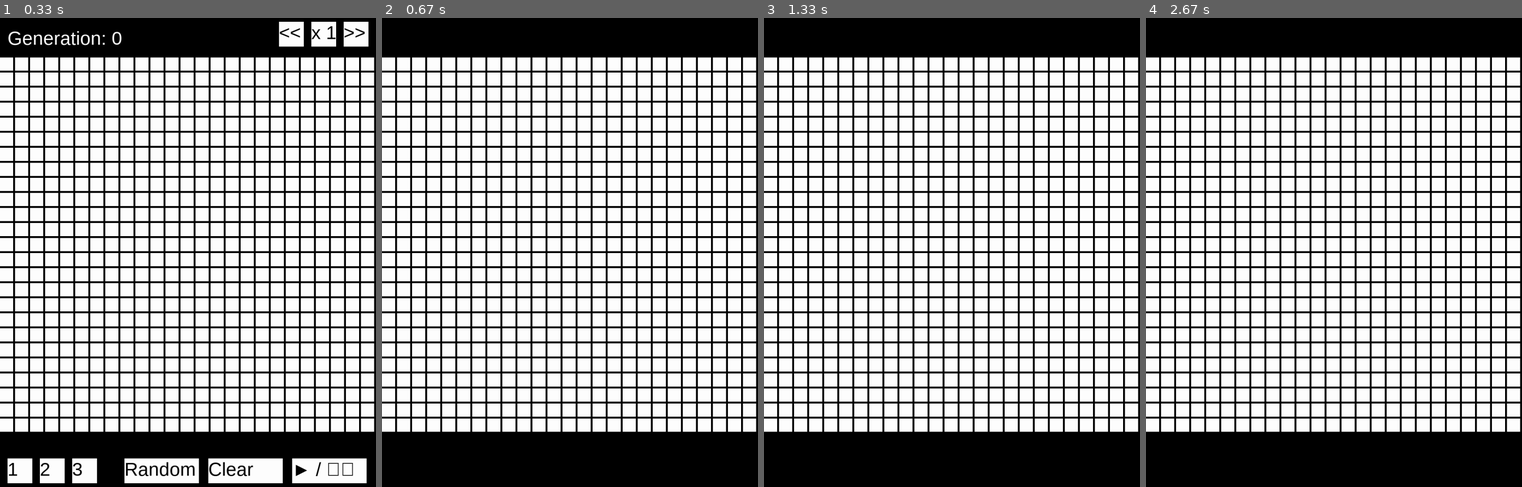
Above: before the commit, frames 1-4 (left to right).
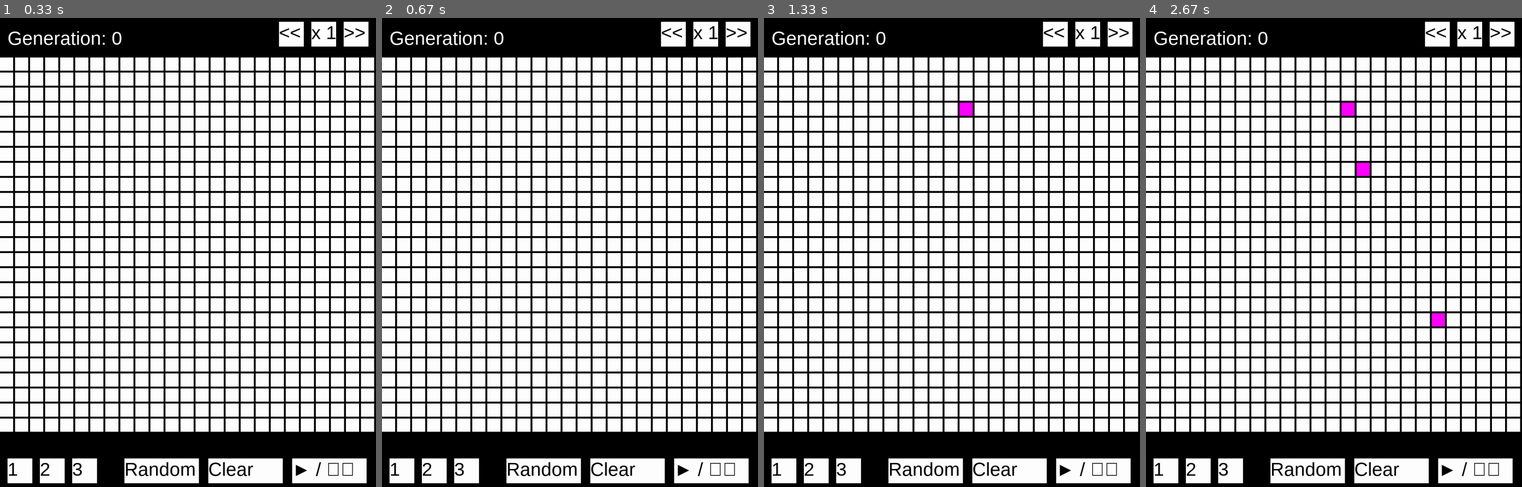
Above: after the commit, the same moments.

Repository: bloominstituteoftechnology/CS-Build-Week-1
Game: pygame game, started from draft.py
The game is run twice, just before and just after one commit, with the same random seed, the same clock (stepped at 60 frames per second) and the same inputs.
Inputs (mouse positions are in pixels of both pictures, inside the frame that each line leads up to):
- Up to frame 1 (0.33 s): no input
- Up to frame 2 (0.67 s): click "► / ❚❚" at 0.38 s
- Up to frame 3 (1.33 s): click (1094, 472) at 0.72 s, where only the run after the commit has a clickable "► / ❚❚"; press the mouse at (1094, 472) at 1.03 s; move the mouse to (1030, 294) at 1.13 s; release the mouse at (970, 116) at 1.27 s
- Up to frame 4 (2.67 s): click (1476, 472) at 1.38 s, where only the run after the commit has a clickable "► / ❚❚"; click "► / ❚❚" at 1.72 s; press the mouse at (1476, 472) at 2.03 s; move the mouse to (1454, 393) at 2.13 s; release the mouse at (1435, 313) at 2.27 s; press the mouse at (1476, 472) at 2.37 s; move the mouse to (1416, 318) at 2.47 s; release the mouse at (1356, 168) at 2.6 s

Frame 1 is identical in both runs. In frame 2, 5.5% of the frame differs, in the area x 1-99%, y 0-100%; in frame 3, 5.6%; in frame 4, 5.8%.

Commit message:
Use the time module to control algorithm speed without ever pausing the loop (wait, sleep, etc)

Diff:
--- a/draft.py
+++ b/draft.py
@@ -1,5 +1,6 @@
 import copy
 import pygame
+import time
 from random import randint
 
 def find_neighbors(i, j, arr, max):
@@ -129,9 +130,10 @@
     screen = pygame.display.set_mode((WINDOW, WINDOW + BOTTOM_PADDING + TOP_PADDING))
 
     edit = True
-    time = 1
-    speed = 1
-
+    time_base = 1
+    speed_multiplier = 1
+
+    start_time = time.time()
     while True:
         screen.fill((0,0,0))
         for event in pygame.event.get():
@@ -142,7 +144,8 @@
                 x = pos[0]
                 y = pos[1]
                 if PLAYBACK_BUTTON.collidepoint(x, y):
-                    print(f"X: {x} Y: {y}")
+                    if not edit:
+                        start_time = time.time()
                     edit = not edit
                 elif edit and CLEAR_BUTTON.collidepoint(x,y):
                     l = clear_board(max)
@@ -162,9 +165,9 @@
                         l = board_preset(3, max)
                 elif edit and (SPEEDUP_BUTTON.collidepoint(x, y) or SPEEDDOWN_BUTTON.collidepoint(x, y)):
                     if SPEEDUP_BUTTON.collidepoint(x,y):
-                        speed += 1
+                        speed_multiplier += 1
                     if SPEEDDOWN_BUTTON.collidepoint(x,y):
-                        speed = speed - 1 if speed - 1 != 0 else speed
+                        speed_multiplier = speed_multiplier - 1 if speed_multiplier - 1 != 0 else speed_multiplier
 
 
         for i  in range(max):
@@ -172,13 +175,14 @@
                 color = 'magenta' if l[i][j] == 1 else 'white'
                 pygame.draw.rect(screen, pygame.Color(color), pygame.Rect(j*(5+CELL_SIZE), i*(5+CELL_SIZE) + TOP_PADDING, CELL_SIZE, CELL_SIZE))
 
-        if edit:
-            pass
-
-        else:
-            l = update_board(max, l)
-            gen += 1
-            pygame.time.wait(int((time / speed) * 1000))
+        if not edit:
+            current_time = time.time()
+            print(f'start: {start_time}\ncurrent: {current_time}\n{current_time - start_time}\n')
+            if current_time - start_time >= (time_base / speed_multiplier):
+                l = update_board(max, l)
+                gen += 1
+                start_time = time.time()
+            # pygame.time.wait(int((time_base / speed) * 1000))
 
         #Generation text
         gen_font = pygame.font.SysFont('Arial', FONT_SIZE)
@@ -198,7 +202,7 @@
         pre3_surface = gen_font.render('3', True, BLACK)
 
         # Speed text
-        speed_surface = gen_font.render(f'x {speed}', True, BLACK)
+        speed_surface = gen_font.render(f'x {speed_multiplier}', True, BLACK)
 
         # Speed Up text
         speedup_surface = gen_font.render(f'>>', True, BLACK)
